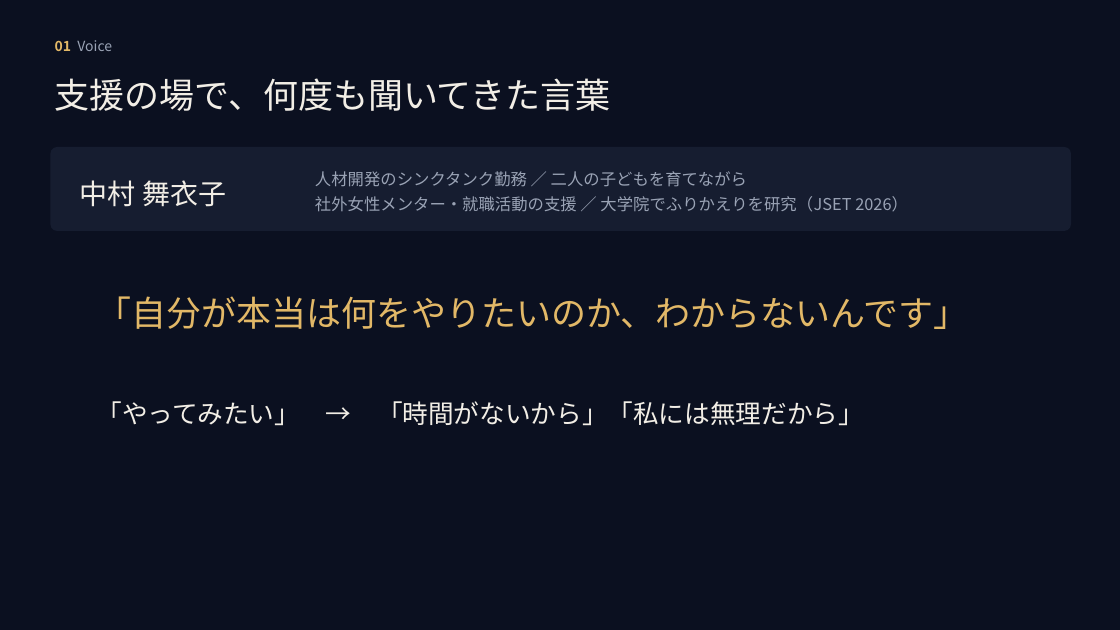
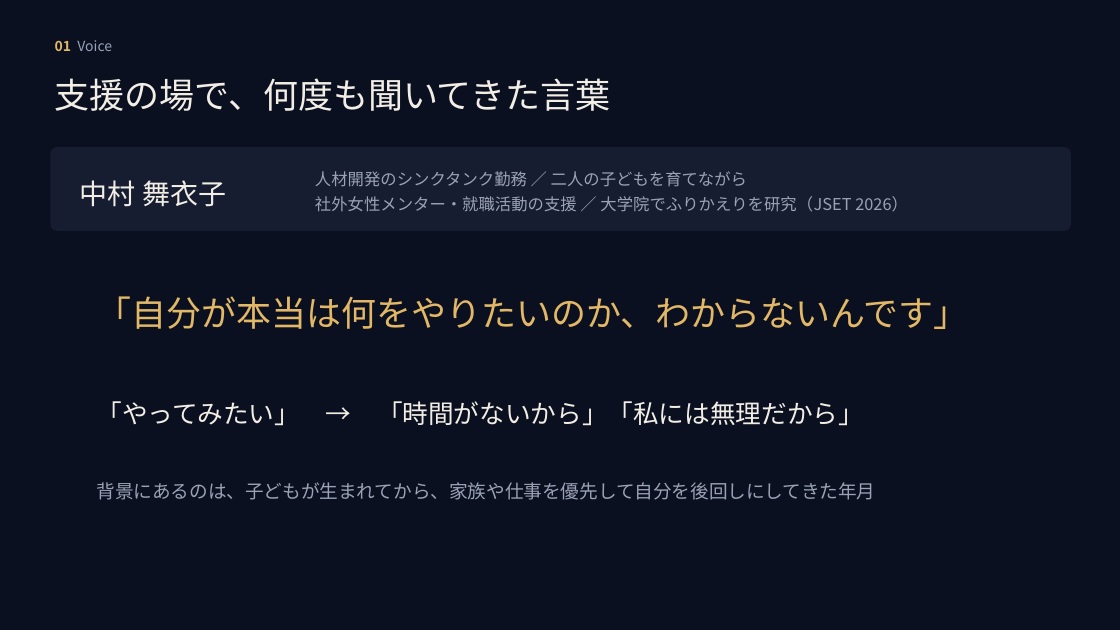
Before and after one commit to mai-san447/hello-earth-25143, a slide deck: slide 2 of deliverables/2026-10-11-gga-selection/MORUNE25143_GGAセレクション_2026-10-12.pptx. Drawn at 1120x630 pixels with LibreOffice and Linux fonts; fonts in the diff are those of the drawing. Boxes give left, top, right and bottom in pixels: in the first picture for what was removed or moved away, otherwise in the second. Text is boxed around its words. In the diff, an @@ line names an element or a change of style, - is before the commit and + after.

```diff
--- a/deliverables/2026-10-11-gga-selection/MORUNE25143_GGAセレクション_2026-10-12.pptx
+++ b/deliverables/2026-10-11-gga-selection/MORUNE25143_GGAセレクション_2026-10-12.pptx
@@ text added at box(97, 482, 876, 500), 16 pt, text #9AA3B5 @@
+背景にあるのは、子どもが生まれてから、家族や仕事を優先して自分を後回しにしてきた年月
```
Also in this commit, not shown: 1 other slide changed, 1 slide added, 1 slide removed, 2 other files.
